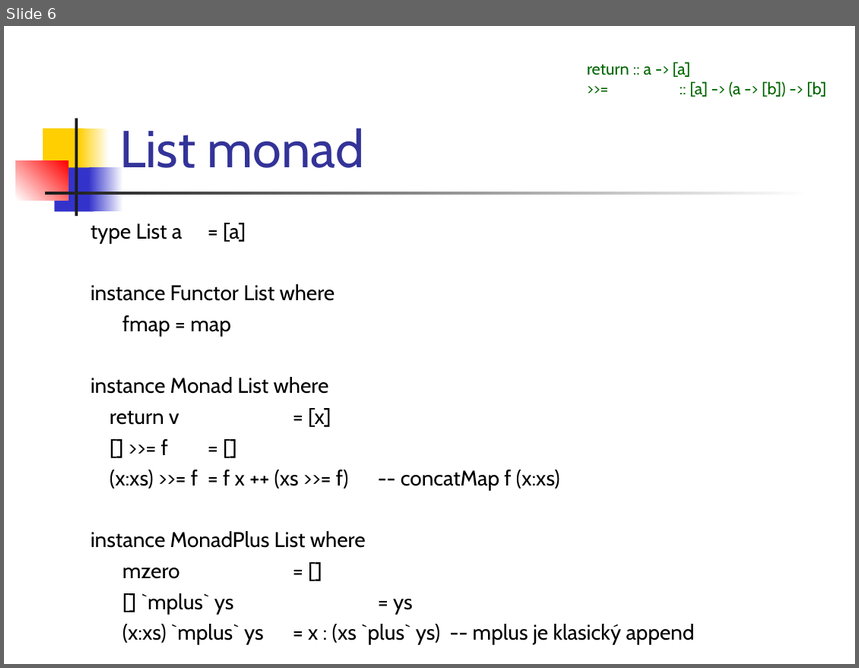
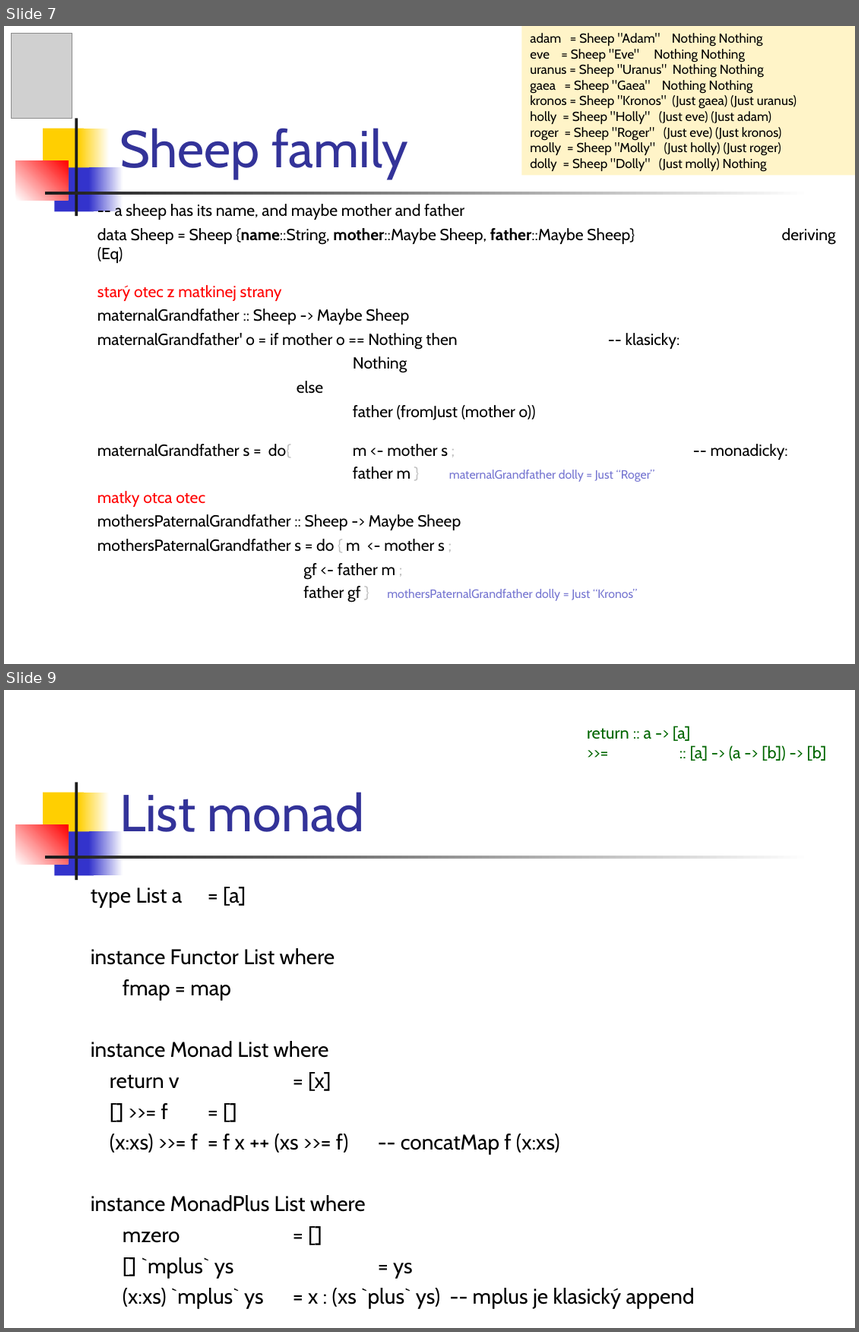
Before and after one commit to Funkcionalne/Prednasky, a slide deck: 12/12_fpro.ppt. Shown one above the other, each under a label of ours: slide 6 before the commit, slides 7 and 9 after it; the slides between them are not shown. The pictures are 859x668 and 859x1332 pixels, drawn with LibreOffice and Linux fonts; fonts in the diff are those of the drawing; grey boxes stand for pictures. Boxes give left, top, right and bottom in pixels: in the first picture for what was removed or moved away, otherwise in the second. Text is boxed around its words. In the diff, an @@ line names an element or a change of style, - is before the commit and + after.

```diff
--- a/12/12_fpro.ppt
+++ b/12/12_fpro.ppt
@@ slide 7 added at (4,26,855,664), background #FFFFFF; not listed: 7 template elements that a slide beside it also shows @@
@@ picture added at (11,33,72,118) @@
@@ rectangle added at (522,26,855,175), fill #FFF4C8, 11 pt, text #000000 @@
+adam = Sheep "Adam" Nothing Nothing
+eve = Sheep "Eve" Nothing Nothing
+uranus = Sheep "Uranus" Nothing Nothing
+gaea = Sheep "Gaea" Nothing Nothing
+kronos = Sheep "Kronos" (Just gaea) (Just uranus)
+holly = Sheep "Holly" (Just eve) (Just adam)
+roger = Sheep "Roger" (Just eve) (Just kronos)
+molly = Sheep "Molly" (Just holly) (Just roger)
+dolly = Sheep "Dolly" (Just molly) Nothing
@@ title added at (120,128,408,179), 44 pt, text #333399 @@
+Sheep family
@@ text added at (97,204,655,603), 13.6 pt, text #000000 @@
+-- a sheep has its name, and maybe mother and father
+data Sheep = Sheep {name::String, mother::Maybe Sheep, father::Maybe Sheep} deriving (Eq)
+starý otec z matkinej strany
+maternalGrandfather :: Sheep -> Maybe Sheep
+maternalGrandfather' o = if mother o == Nothing then -- klasicky:
+Nothing
+else
+father (fromJust (mother o))
+maternalGrandfather s = do{ m <- mother s ; -- monadicky:
+father m } maternalGrandfather dolly = Just “Roger”
+matky otca otec
+mothersPaternalGrandfather :: Sheep -> Maybe Sheep
+mothersPaternalGrandfather s = do { m <- mother s ;
+gf <- father m ;
+father gf } mothersPaternalGrandfather dolly = Just “Kronos”
@@ what was slide 6 is now slide 9 @@
```
Also in this commit, not shown: 12 slides changed, 7 other slides added, 9 other files.
